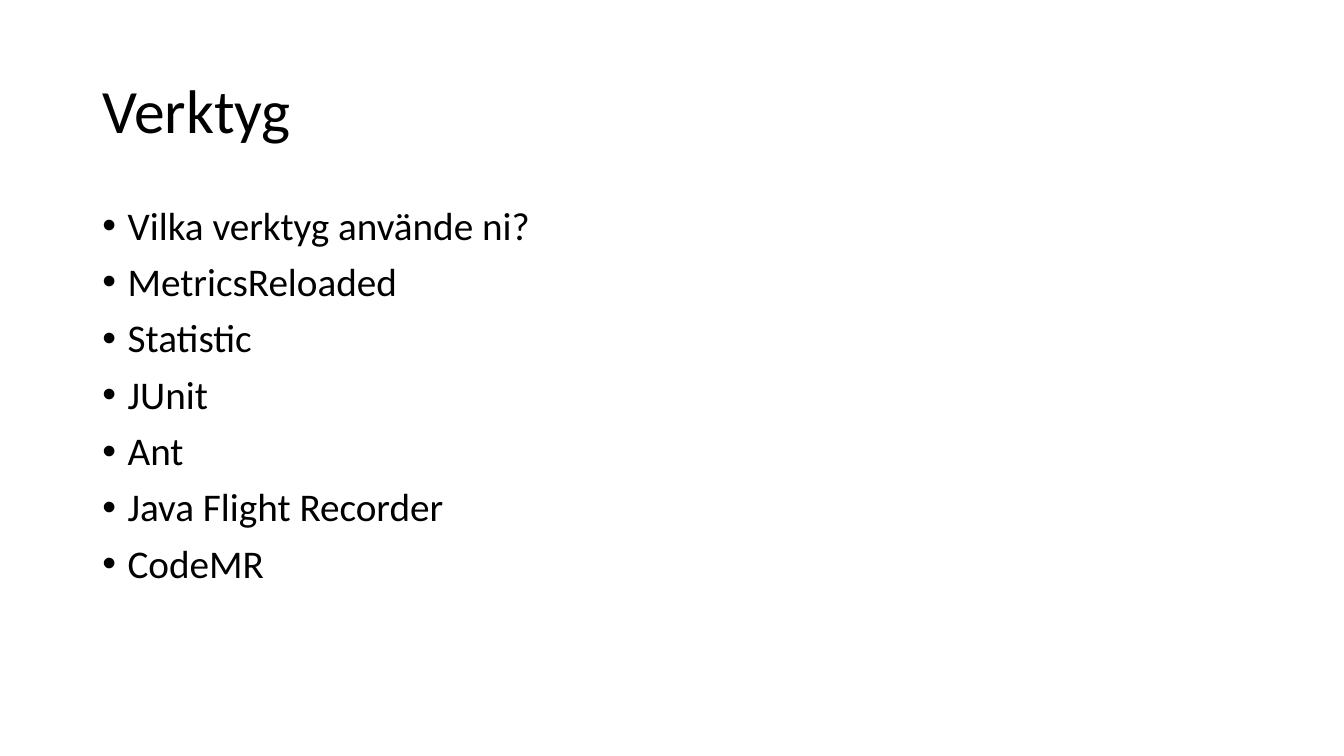
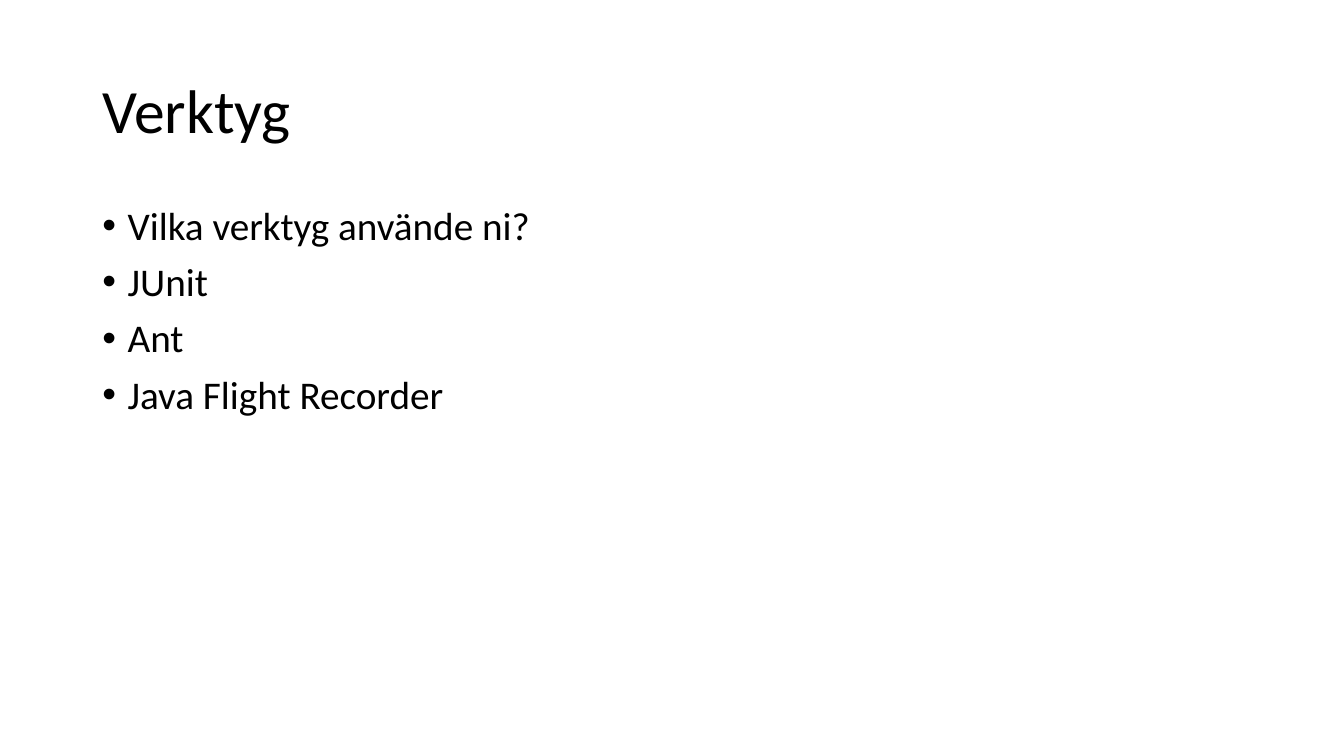
Before and after one commit to knopp10000/Inte_Roligt, a slide deck: slide 2 of slutredovisning.pptx. Drawn at 1344x756 pixels with LibreOffice and Linux fonts; fonts in the diff are those of the drawing. Boxes give left, top, right and bottom in pixels: in the first picture for what was removed or moved away, otherwise in the second. Text is boxed around its words. In the diff, an @@ line names an element or a change of style, - is before the commit and + after.

```diff
--- a/slutredovisning.pptx
+++ b/slutredovisning.pptx
@@ text at [128, 268, 397, 353]: paragraphs removed @@
-• MetricsReloaded
-• Statistic
@@ text at [128, 550, 264, 579]: paragraph removed @@
-• CodeMR
```
Also in this commit, not shown: 2 other slides changed.
